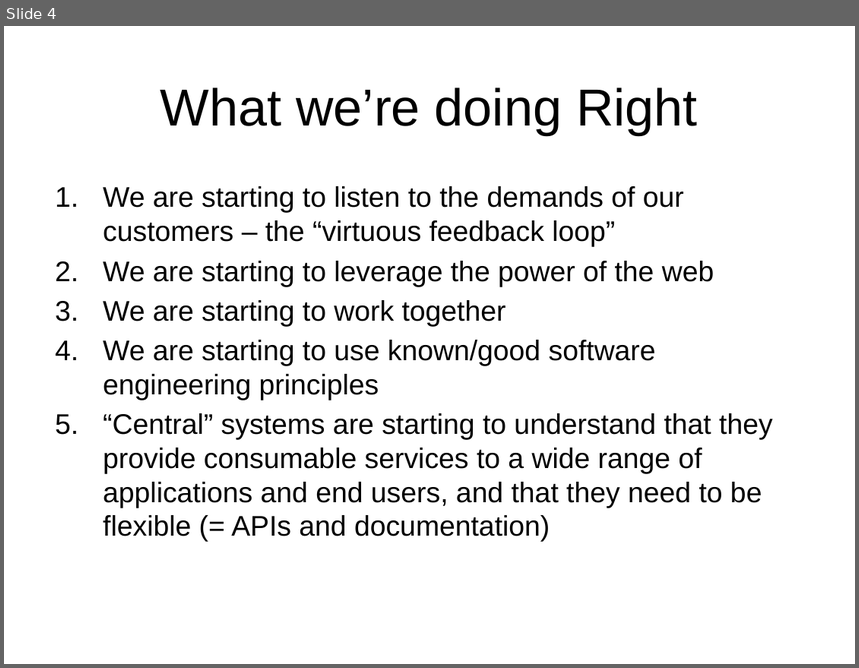
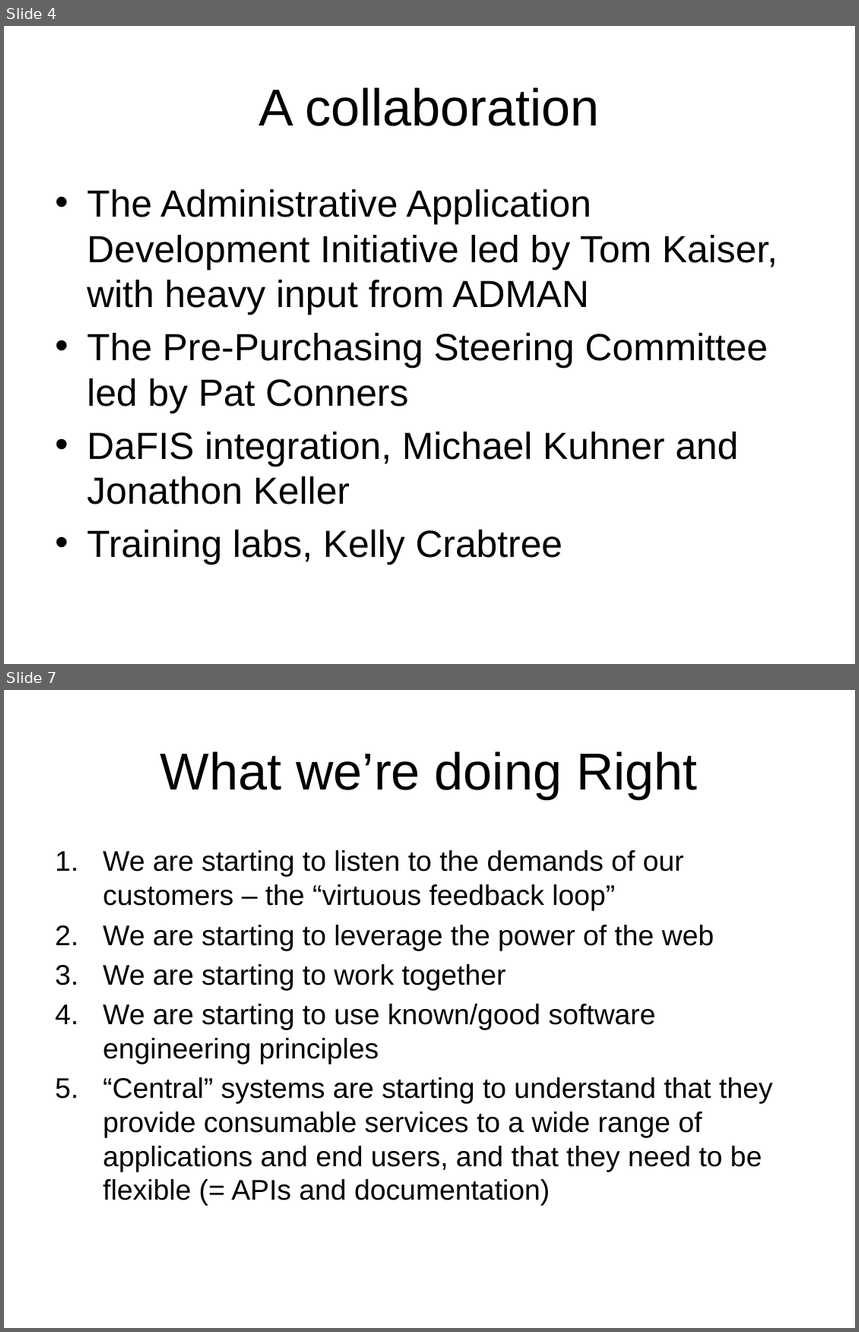
Before and after one commit to acgetchell/Presentations, a slide deck: OnlinePrePurchasing.pptx. Shown one above the other, each under a label of ours: slide 4 before the commit, slides 4 and 7 after it; the slides between them are not shown. The pictures are 859x668 and 859x1332 pixels, drawn with LibreOffice and Linux fonts; fonts in the diff are those of the drawing; background and template pictures are left out. Boxes give left, top, right and bottom in pixels: in the first picture for what was removed or moved away, otherwise in the second. Text is boxed around its words. In the diff, an @@ line names an element or a change of style, - is before the commit and + after.

Commit message:
Finished Pre-Purchasing slides

```diff
--- a/OnlinePrePurchasing.pptx
+++ b/OnlinePrePurchasing.pptx
@@ slide 4 added at [4, 26, 855, 664], background picture (left out) @@
@@ title added at [259, 88, 600, 126], 44 pt, text #000000 @@
+A collaboration
@@ text added at [87, 189, 778, 565], 32 pt, text #000000 @@
+• The Administrative Application Development Initiative led by Tom Kaiser, with heavy input from ADMAN
+• The Pre-Purchasing Steering Committee led by Pat Conners
+• DaFIS integration, Michael Kuhner and Jonathon Keller
+• Training labs, Kelly Crabtree
@@ what was slide 4 is now slide 7 @@
```
Also in this commit, not shown: 3 slides changed, 2 other slides added, 6 slides removed, 1 other file.
